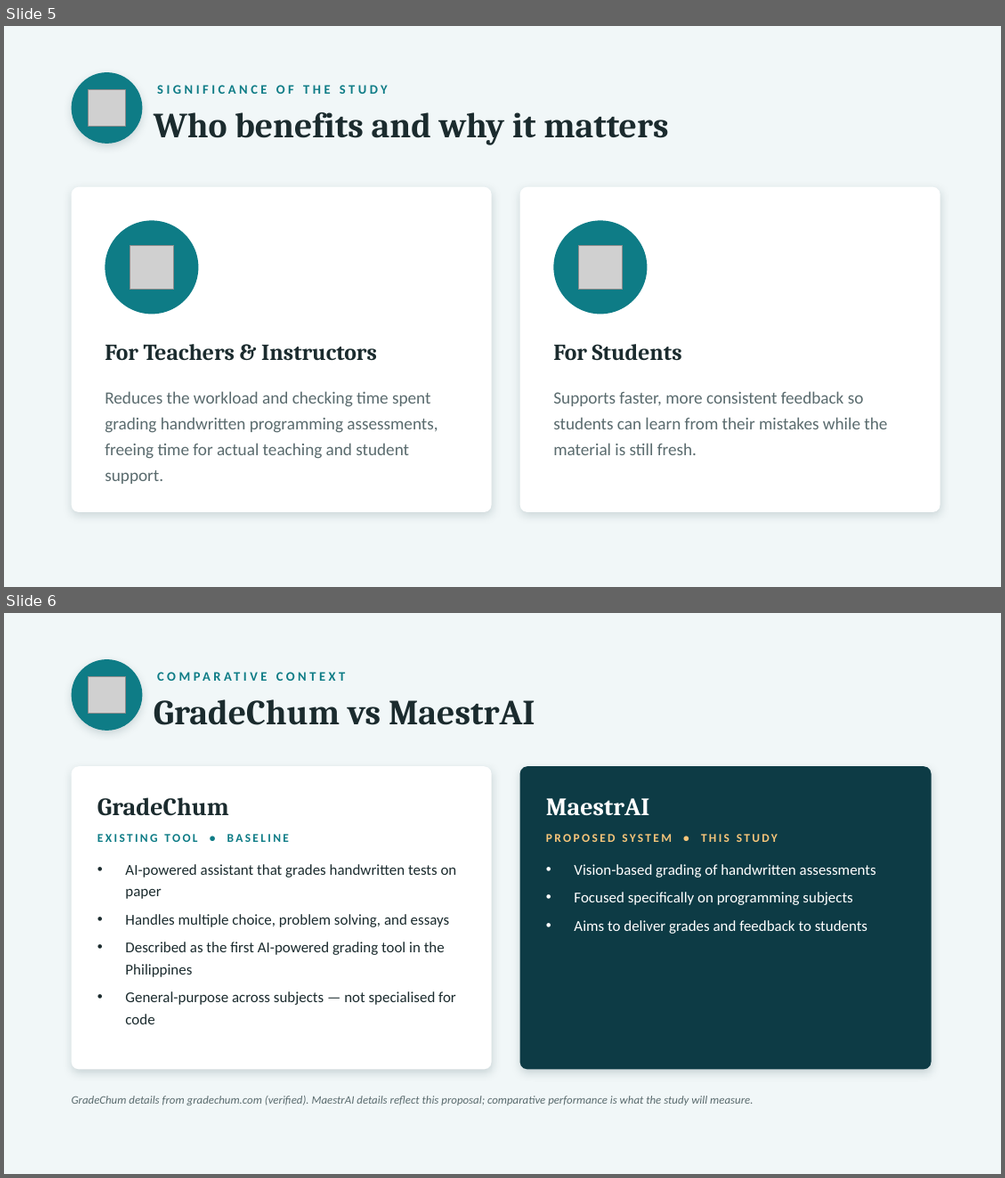
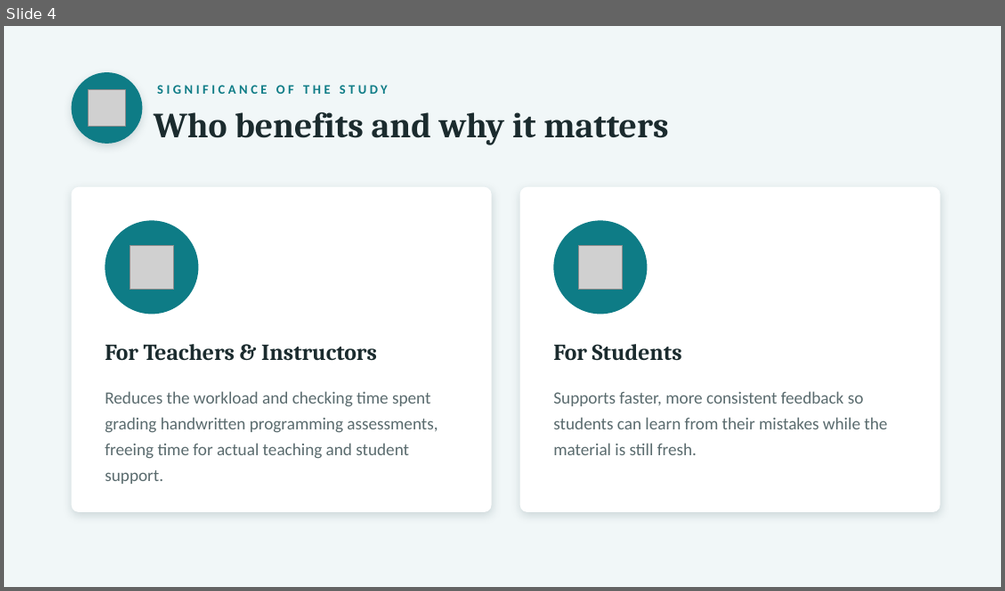
Before and after one commit to jayraldtajanlangit/thesisdocs-cloudpatch, a slide deck: MaestrAI_Thesis_Proposal.pptx. Shown one above the other, each under a label of ours: slides 5 and 6 before the commit, slide 4 after it. The pictures are 1005x1178 and 1005x591 pixels, drawn with LibreOffice and Linux fonts; fonts in the diff are those of the drawing; grey boxes stand for pictures. Boxes give left, top, right and bottom in pixels: in the first picture for what was removed or moved away, otherwise in the second. Text is boxed around its words. In the diff, an @@ line names an element or a change of style, - is before the commit and + after.

```diff
--- a/MaestrAI_Thesis_Proposal.pptx
+++ b/MaestrAI_Thesis_Proposal.pptx
@@ slide 6 removed at (4, 613, 1001, 1174), background #F1F7F8 @@
@@ ellipse removed at (72, 659, 142, 730) @@
@@ text removed at (157, 664, 905, 688) @@
-COMPARATIVE CONTEXT
@@ picture removed at (89, 676, 125, 714) @@
@@ text removed at (154, 699, 535, 725) @@
-GradeChum vs MaestrAI
@@ rounded rectangle removed at (72, 766, 492, 1070) @@
@@ rounded rectangle removed at (520, 766, 931, 1070) @@
@@ text removed at (97, 797, 229, 816) @@
-GradeChum
@@ text removed at (546, 798, 649, 816) @@
-MaestrAI
@@ text removed at (97, 834, 289, 842) @@
-EXISTING TOOL • BASELINE
@@ text removed at (546, 834, 777, 842) @@
-PROPOSED SYSTEM • THIS STUDY
@@ text removed at (125, 864, 457, 1024) @@
-• AI-powered assistant that grades handwritten tests on paper
-• Handles multiple choice, problem solving, and essays
-• Described as the first AI-powered grading tool in the Philippines
-• General-purpose across subjects — not specialised for code
@@ text removed at (574, 864, 876, 933) @@
-• Vision-based grading of handwritten assessments
-• Focused specifically on programming subjects
-• Aims to deliver grades and feedback to students
@@ text removed at (72, 1095, 752, 1105) @@
-GradeChum details from gradechum.com (verified). MaestrAI details reflect this proposal; comparative performance is what the study will measure.
@@ what was slide 5 is now slide 4 @@
```
Also in this commit, not shown: 2 slides changed, 1 other slide removed, 1 other file.
